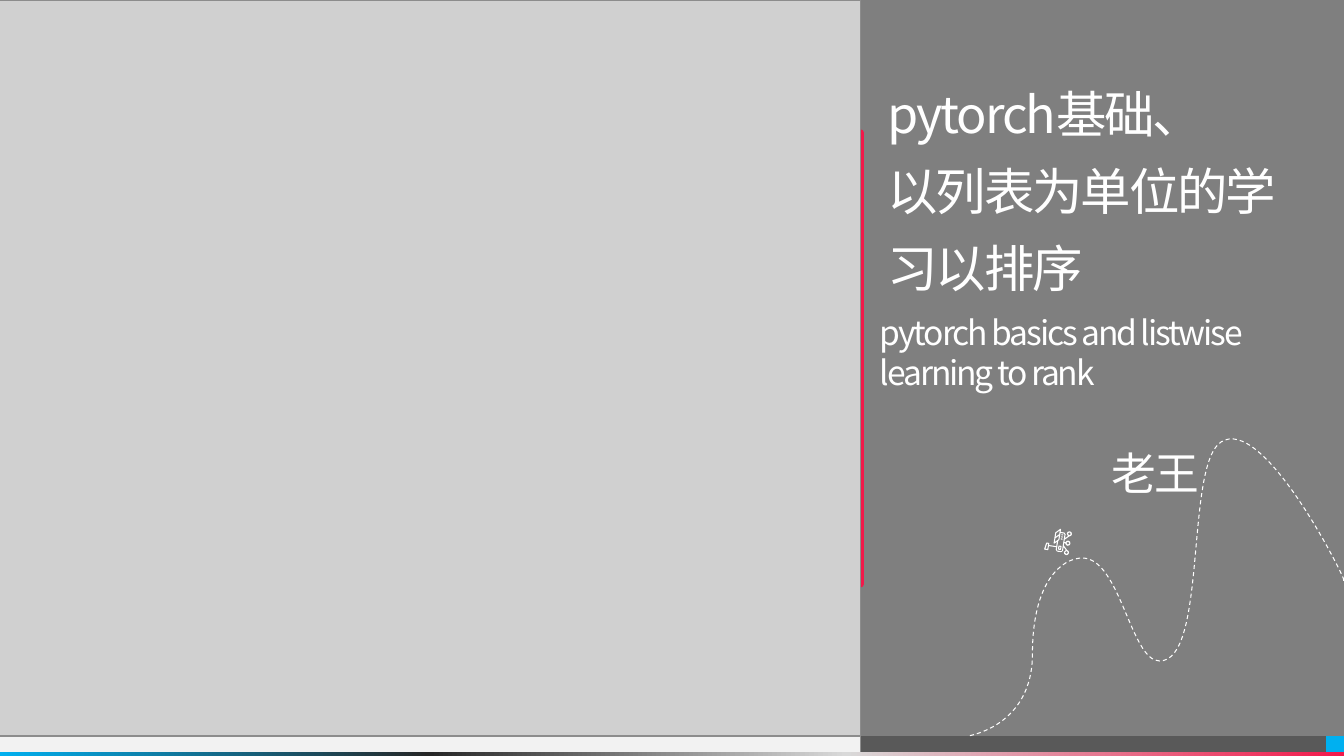
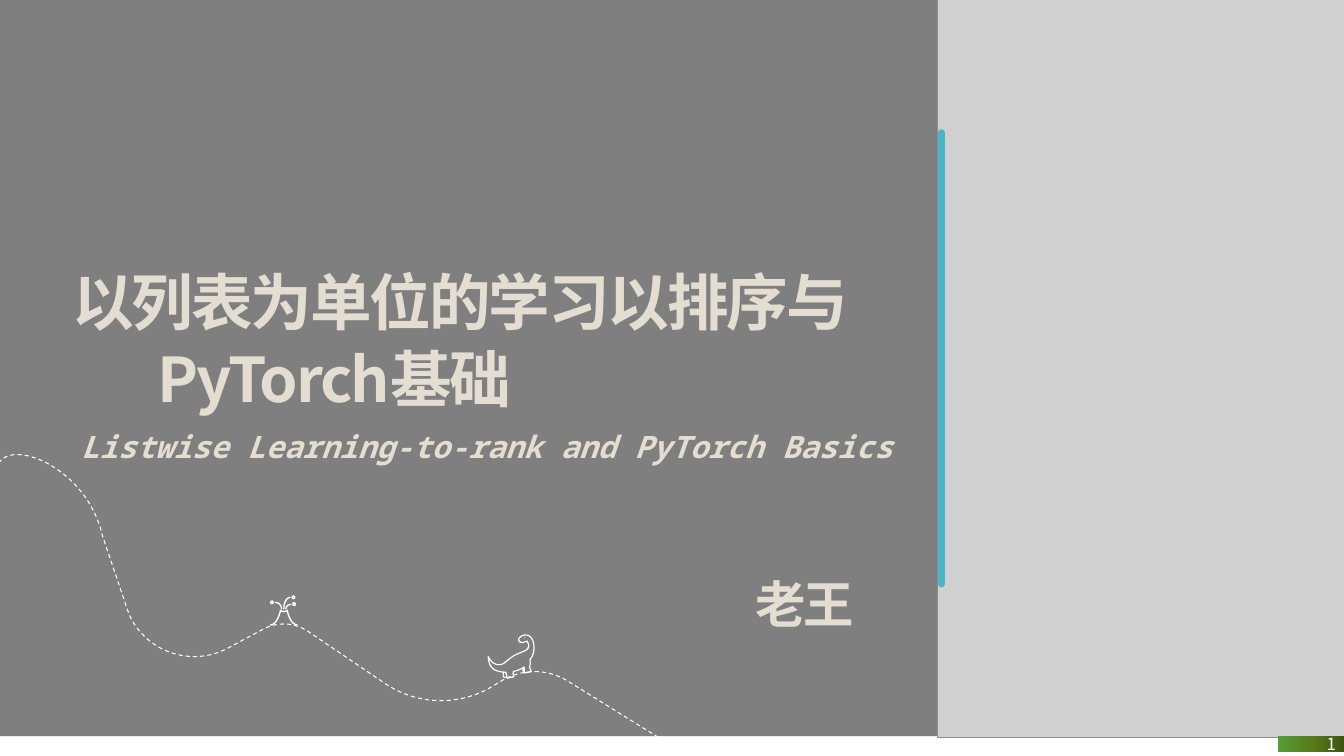
Before and after one commit to pitybea/l2r, a slide deck: slide 1 of rank.pptx. Drawn at 1344x756 pixels with LibreOffice and Linux fonts; fonts in the diff are those of the drawing; grey boxes stand for pictures; background and template pictures are left out. Boxes give left, top, right and bottom in pixels: in the first picture for what was removed or moved away, otherwise in the second. Text is boxed around its words. In the diff, an @@ line names an element or a change of style, - is before the commit and + after.

```diff
--- a/rank.pptx
+++ b/rank.pptx
@@ rectangle: place and size @@
-rectangle at bbox=[860, 0, 1344, 736]
+rectangle at bbox=[0, 0, 945, 736]
@@ picture removed at bbox=[0, 0, 861, 736] @@
@@ picture added at bbox=[938, 0, 1344, 738] @@
@@ line moved from (860, 133) - (860, 584) to (942, 133) - (942, 584) @@
@@ line (942, 133) - (942, 584): stroke #F2194A 5 pt to #4AB5C4 5 pt @@
@@ title at bbox=[72, 272, 848, 416]: text changed; size 36 to 44 pt; text colour #FFFFFF to #E3DED1; bold on @@
-pytorch基础、
-以列表为单位的学习以排序
+以列表为单位的学习以排序与
+PyTorch基础
@@ text removed at bbox=[880, 318, 1243, 394] @@
-pytorch basics and listwise learning to rank
@@ text added at bbox=[81, 434, 893, 466], 22 pt, text #E3DED1, bold, italic @@
+Listwise Learning-to-rank and PyTorch Basics
@@ freeform shape removed at bbox=[968, 439, 1344, 736] @@
@@ freeform shape added at bbox=[0, 455, 664, 741], outline #FFFFFF 0.75 pt dashed @@
@@ freeform shape removed at bbox=[1043, 526, 1073, 556] @@
@@ group added at bbox=[270, 595, 297, 625]: 7 freeform shapes @@
@@ subtitle "老王": place and size @@
-subtitle "老王" at bbox=[1111, 452, 1199, 493]
+subtitle "老王" at bbox=[756, 580, 855, 627]
@@ subtitle "老王" at bbox=[756, 580, 855, 627]: size 32 to 36 pt, text colour #FFFFFF to #E3DED1, bold on @@
@@ freeform shape added at bbox=[485, 633, 541, 683], fill #FFFFFF @@
@@ rectangle removed at bbox=[0, 736, 1036, 752] @@
@@ rectangle removed at bbox=[860, 736, 1326, 752] @@
@@ page number added at bbox=[1278, 736, 1344, 752], fill gradient #3F5612 to #597B1A to #549E39, 12 pt, text #FFFFFF @@
+1
@@ rectangle removed at bbox=[1327, 736, 1344, 752] @@
@@ rectangle removed at bbox=[0, 752, 1344, 756] @@
```
Also in this commit, not shown: 10 other slides changed, 2 slides added, 1 slide removed.
